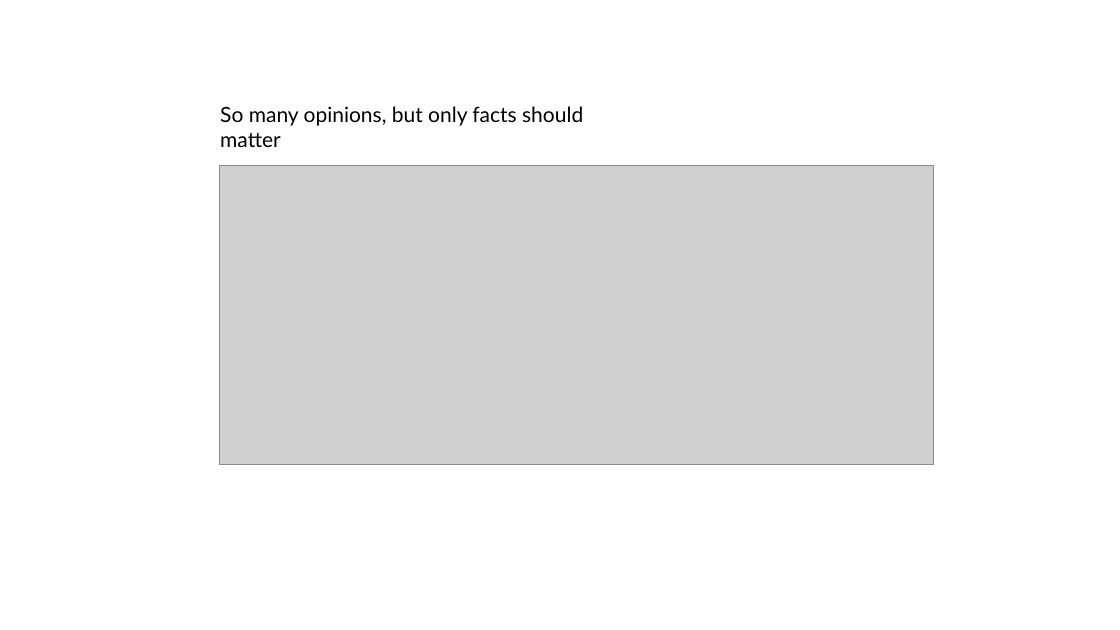
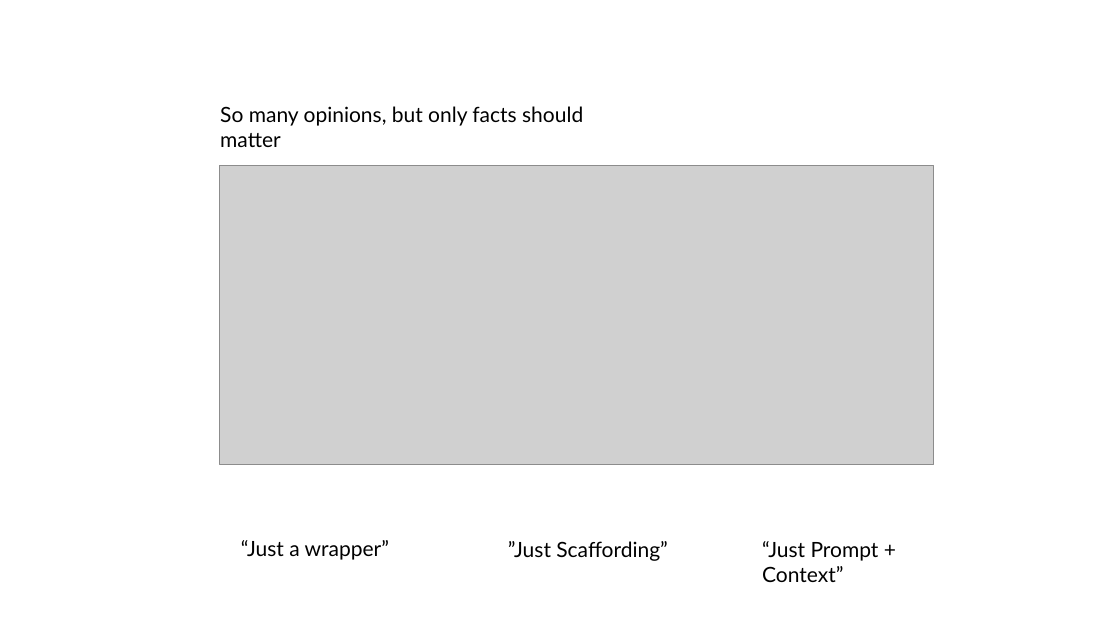
Before and after one commit to carlosmarte/knowledge-base-documentation, a slide deck: slide 6 of conference-presentations/agent-harness-sdks/LDE Agent SDK and Custom Agent Harness.pptx (slide 4 before the commit). Drawn at 1120x630 pixels with LibreOffice and Linux fonts; fonts in the diff are those of the drawing; grey boxes stand for pictures. Boxes give left, top, right and bottom in pixels: in the first picture for what was removed or moved away, otherwise in the second. Text is boxed around its words. In the diff, an @@ line names an element or a change of style, - is before the commit and + after.

```diff
--- a/conference-presentations/agent-harness-sdks/LDE Agent SDK and Custom Agent Harness.pptx
+++ b/conference-presentations/agent-harness-sdks/LDE Agent SDK and Custom Agent Harness.pptx
@@ text added at [241, 540, 389, 560], 18 pt, text #000000 @@
+“Just a wrapper”
@@ text added at [508, 541, 667, 561], 18 pt, text #000000 @@
+”Just Scaffording”
@@ text added at [762, 541, 879, 582], 18 pt, text #000000 @@
+“Just Prompt + Context”
```
Also in this commit, not shown: 4 other slides changed, 3 slides added, 1 slide removed, 1 other file.
